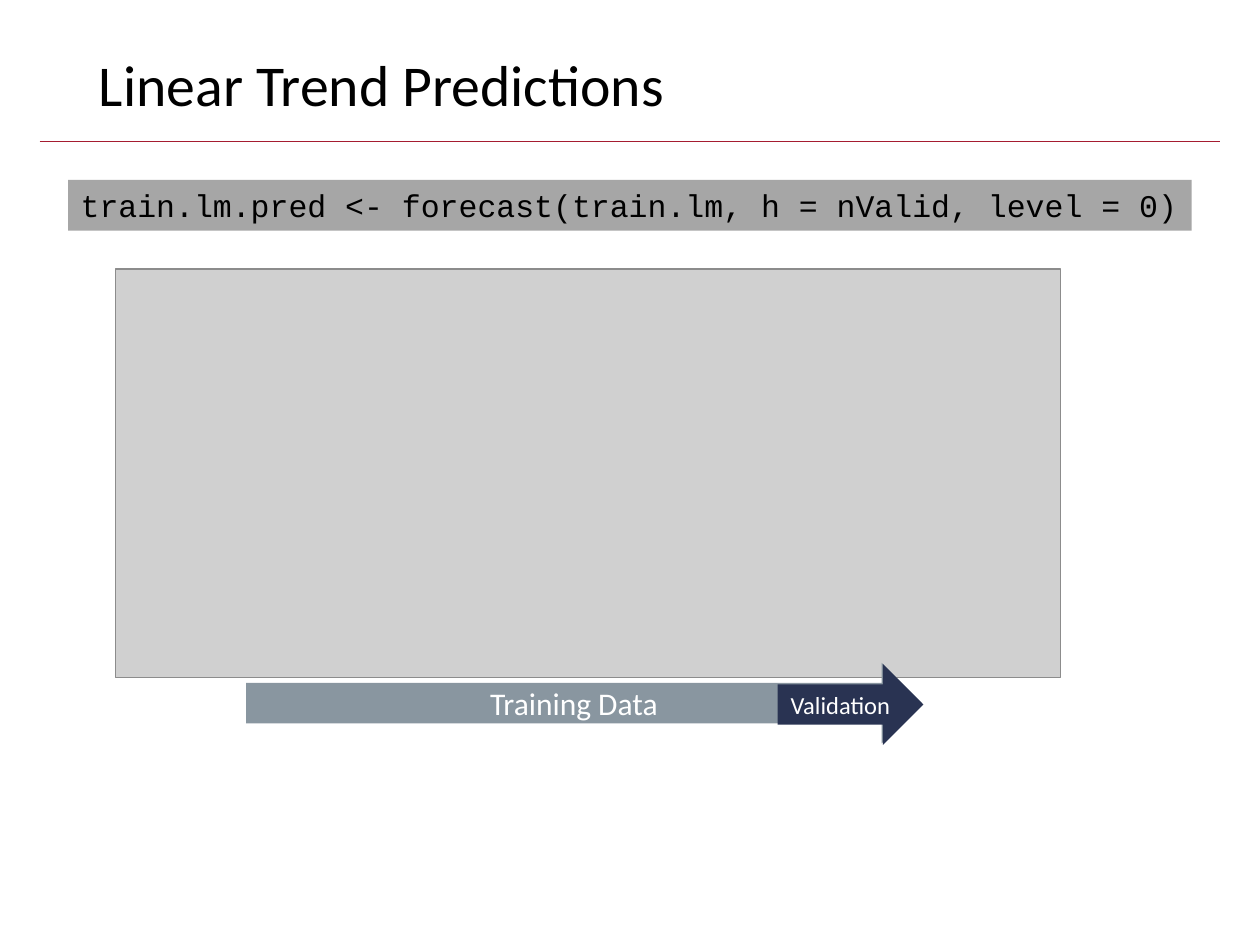
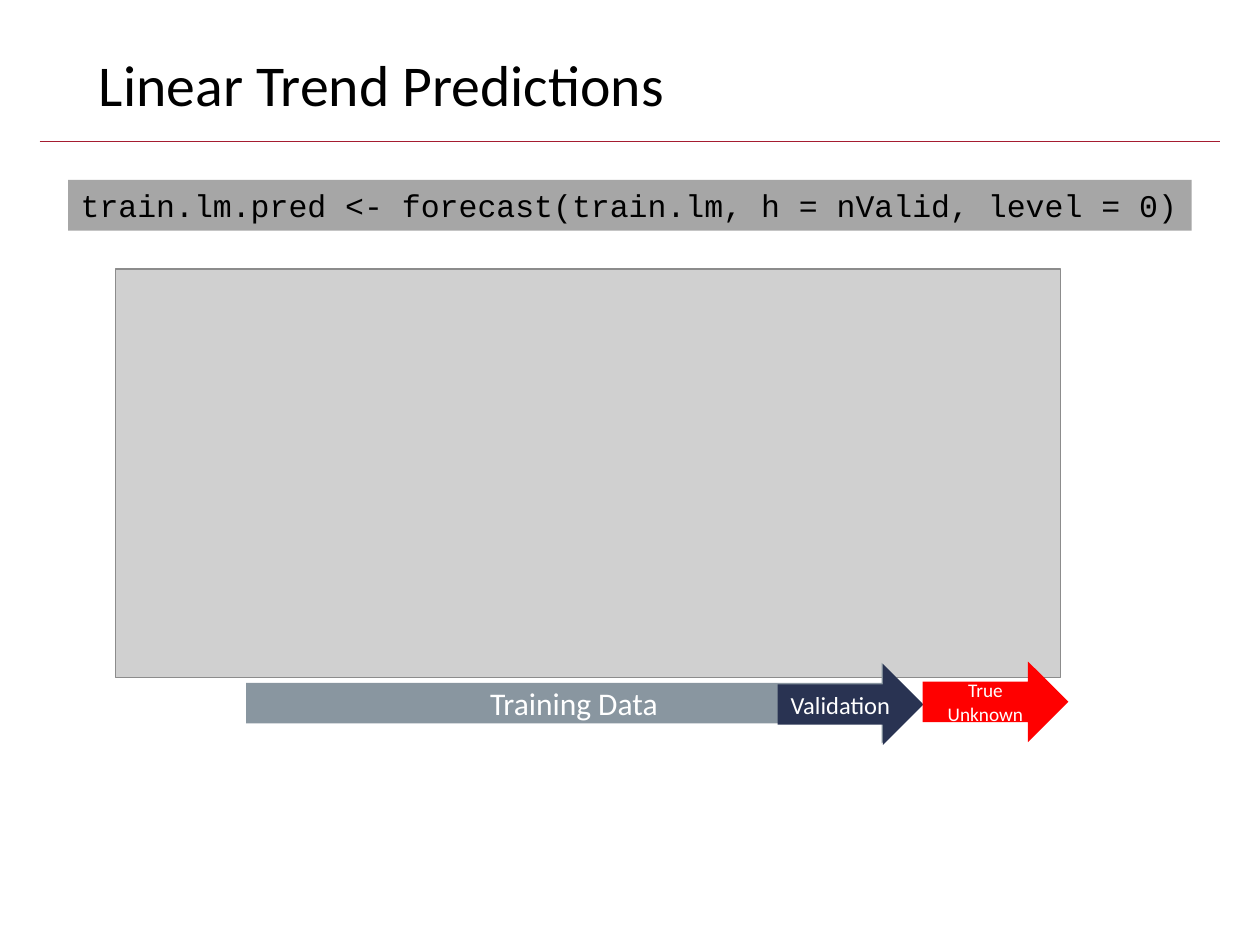
Before and after one commit to anhnguyendepocen/HarvardSummerStudent2018, a slide deck: slide 59 of lessons/5_July 23-Forecasting/Day5 July 23_Revised.pptx (slide 62 before the commit). Drawn at 1260x945 pixels with LibreOffice and Linux fonts; fonts in the diff are those of the drawing; grey boxes stand for pictures; background and template pictures are left out. Boxes give left, top, right and bottom in pixels: in the first picture for what was removed or moved away, otherwise in the second. Text is boxed around its words. In the diff, an @@ line names an element or a change of style, - is before the commit and + after.

```diff
--- a/lessons/5_July 23-Forecasting/Day5 July 23_Revised.pptx
+++ b/lessons/5_July 23-Forecasting/Day5 July 23_Revised.pptx
@@ right arrow added at (x1=922, y1=662, x2=1068, y2=742), fill #FF0000, 11 pt, text #FFFFFF @@
+True Unknown
```
Also in this commit, not shown: 4 other slides changed, 1 slide added, 7 slides removed.
